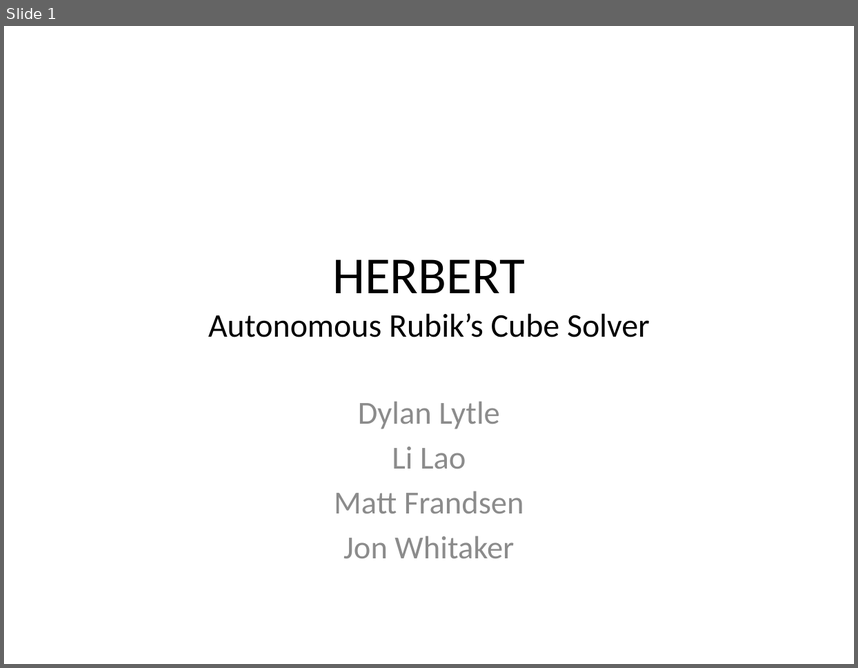
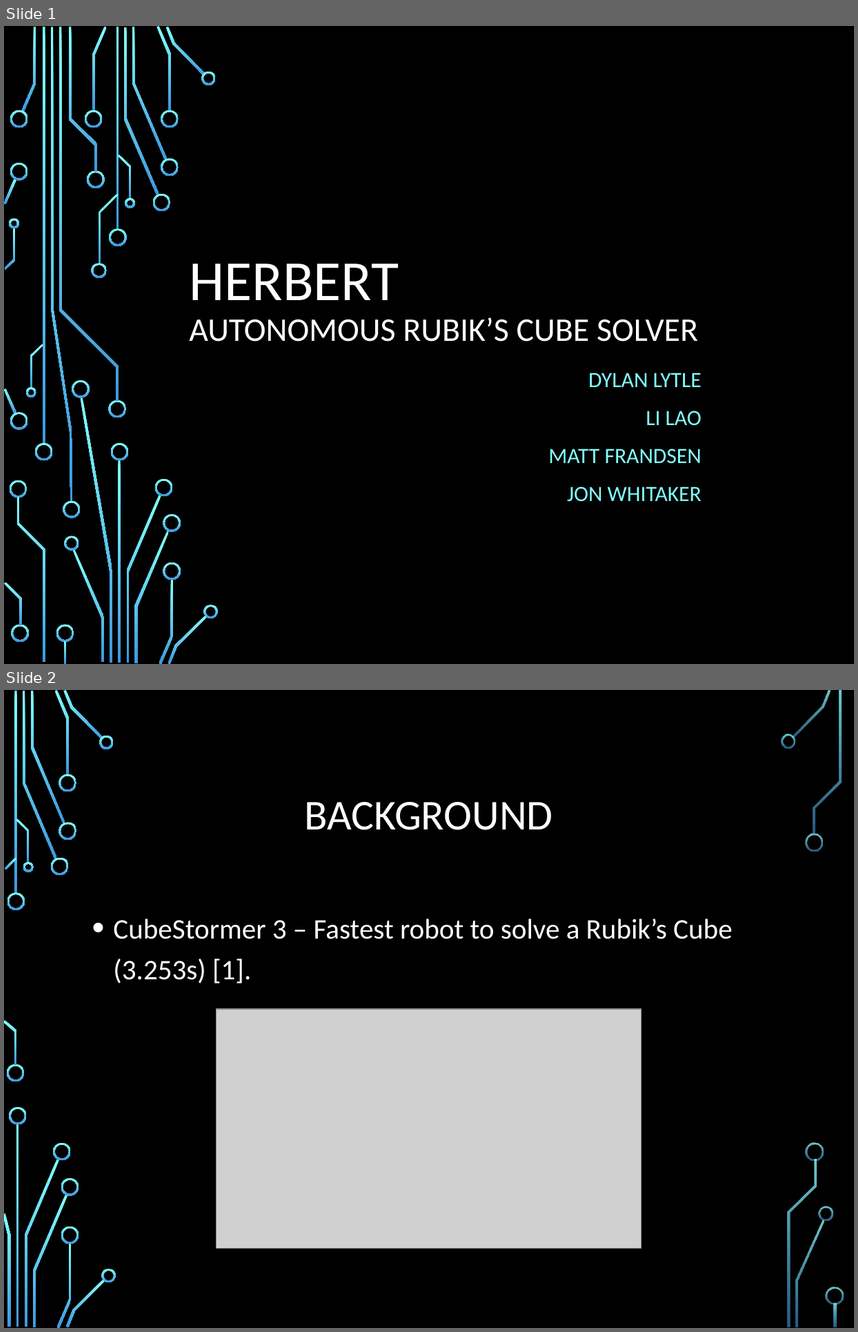
Before and after one commit to jon-whit/herbert, a slide deck: Documents/Presentations/HerbertPresentation.pptx. Shown one above the other, each under a label of ours: slide 1 before the commit, slides 1 and 2 after it. The pictures are 858x668 and 858x1332 pixels, drawn with LibreOffice and Linux fonts; fonts in the diff are those of the drawing; grey boxes stand for pictures; background and template pictures are left out. Boxes give left, top, right and bottom in pixels: in the first picture for what was removed or moved away, otherwise in the second. Text is boxed around its words. In the diff, an @@ line names an element or a change of style, - is before the commit and + after.

Commit message:
Added Background, Introduction, OpenCV, and Kcube sections. Changed slide style.

```diff
--- a/Documents/Presentations/HerbertPresentation.pptx
+++ b/Documents/Presentations/HerbertPresentation.pptx
@@ slide 2 added at (4,690,854,1328), background picture (left out) @@
@@ title added at (305,802,553,830), 36 pt, text #FFFFFF @@
+BACKGROUND
@@ text added at (113,918,732,983), 24 pt, text #FFFFFF @@
+• CubeStormer 3 – Fastest robot to solve a Rubik’s Cube (3.253s) [1].
@@ picture added at (217,1009,642,1248) @@
@@ group added at (4,690,843,1328): 33 freeform shapes, 3 rectangles @@
@@ slide 1 changed as well @@
@@ background #FFFFFF to picture (left out) @@
@@ title "HERBERT AUTONOMOUS RUBIK’S CUBE SOLVER" at (189,263,698,341): vertical alignment middle to bottom @@
@@ title at (189,263,698,341): text changed; text colour #000000 to #FFFFFF @@
-HERBERT
-Autonomous Rubik’s Cube Solver
+HERBERT
+AUTONOMOUS RUBIK’S CUBE SOLVER
@@ subtitle at (548,372,702,501): text changed; size 27.2 to 18.5 pt; text colour #8C8C8C to #82FFFF @@
-Dylan Lytle
-Li Lao
-Matt Frandsen
-Jon Whitaker
+DYLAN LYTLE
+LI LAO
+MATT FRANDSEN
+JON WHITAKER
@@ group added at (4,26,218,664): 50 freeform shapes, 4 rectangles @@
```
Also in this commit, not shown: 11 other slides changed, 3 other slides added, 3 slides removed.
